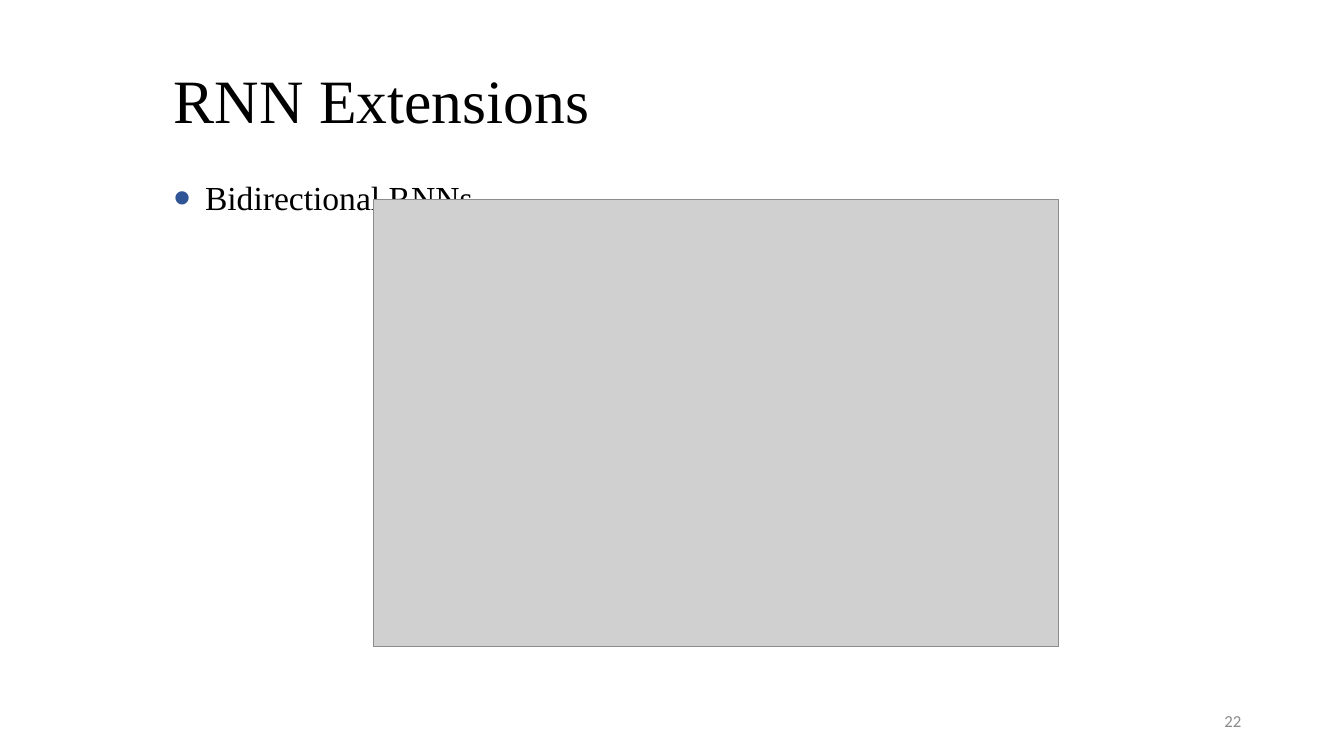
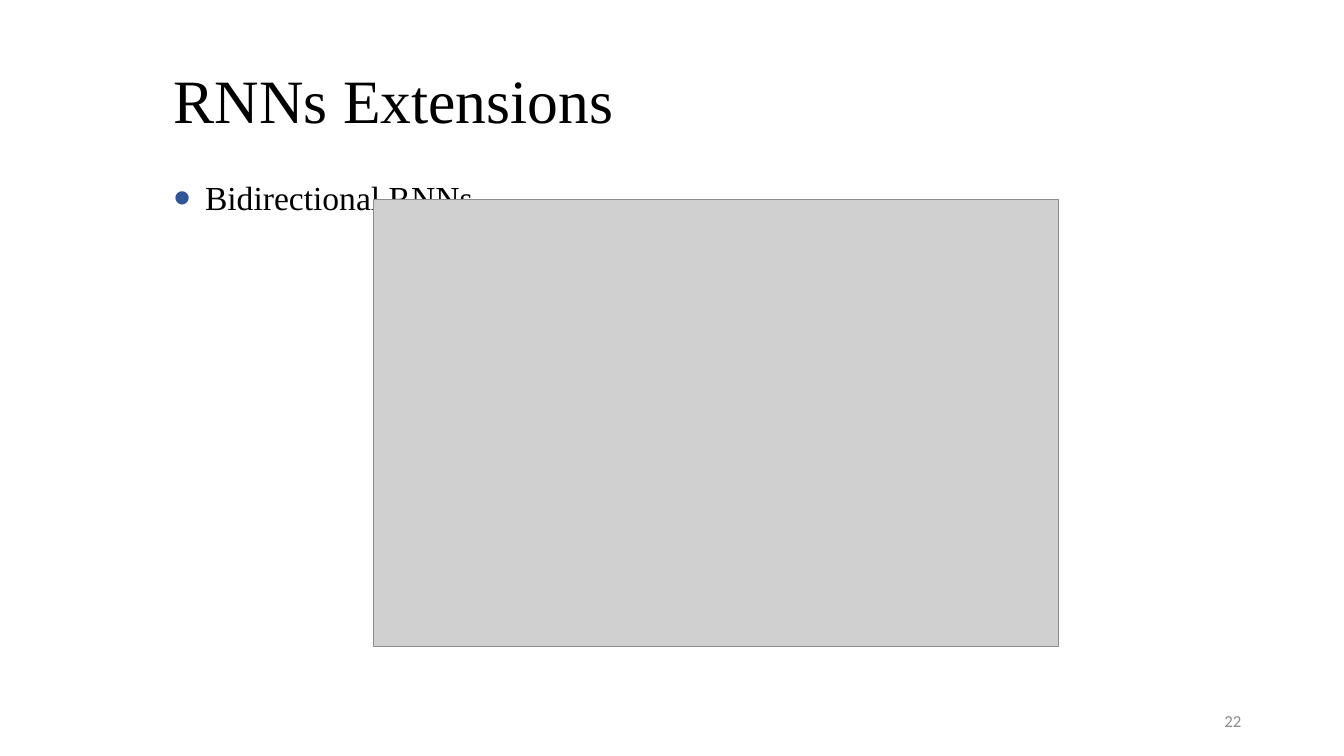
Before and after one commit to isi-nlp/csci_544_fa_18_slides, a slide deck: slide 22 of neural_lm_0928.pptx. Drawn at 1344x756 pixels with LibreOffice and Linux fonts; fonts in the diff are those of the drawing; grey boxes stand for pictures. Boxes give left, top, right and bottom in pixels: in the first picture for what was removed or moved away, otherwise in the second. Text is boxed around its words. In the diff, an @@ line names an element or a change of style, - is before the commit and + after.

```diff
--- a/neural_lm_0928.pptx
+++ b/neural_lm_0928.pptx
@@ title at (174,82,613,124): text changed @@
-RNN Extensions
+RNNs Extensions
```
Also in this commit, not shown: 11 other slides changed, 1 other file.
